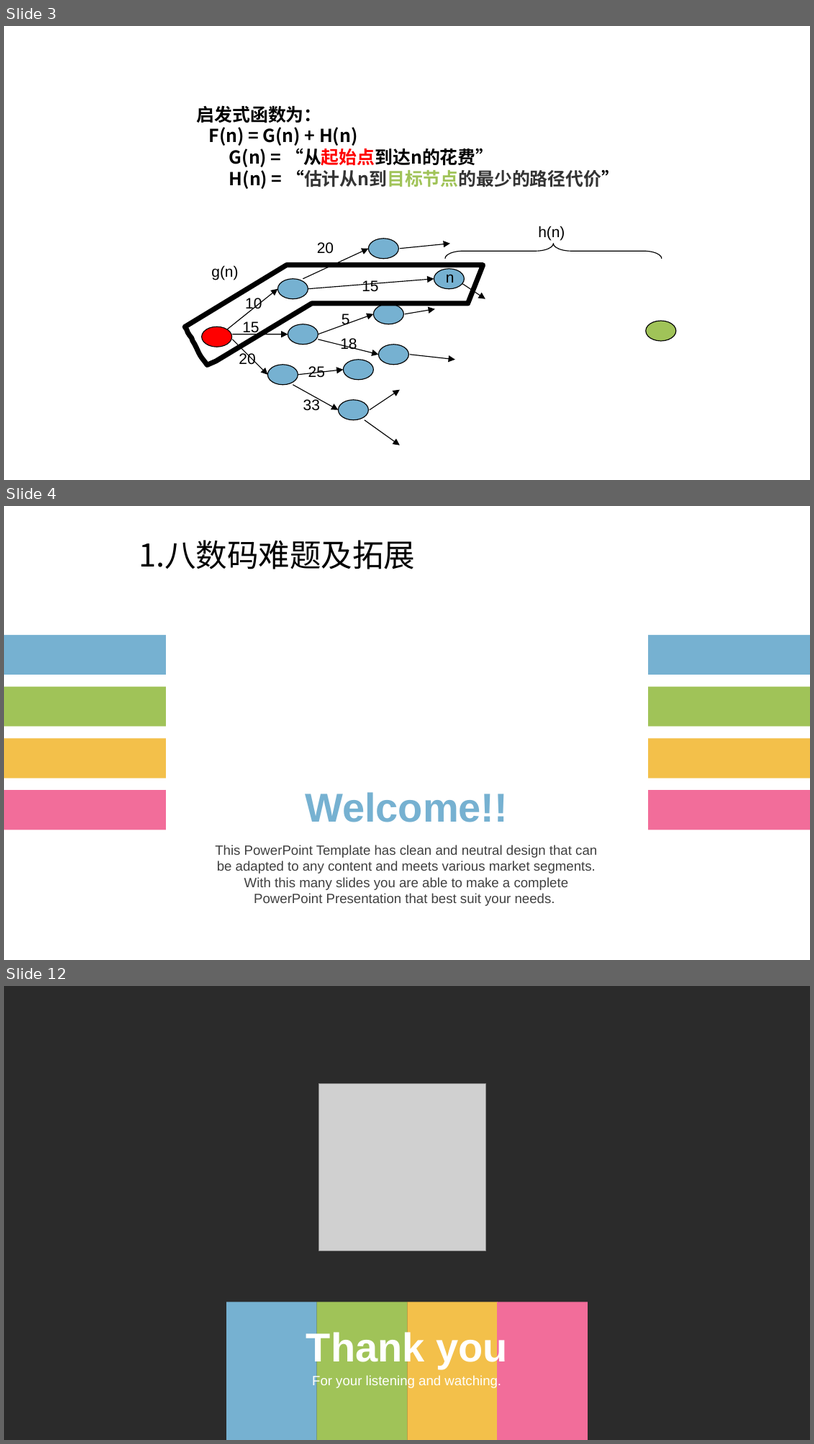
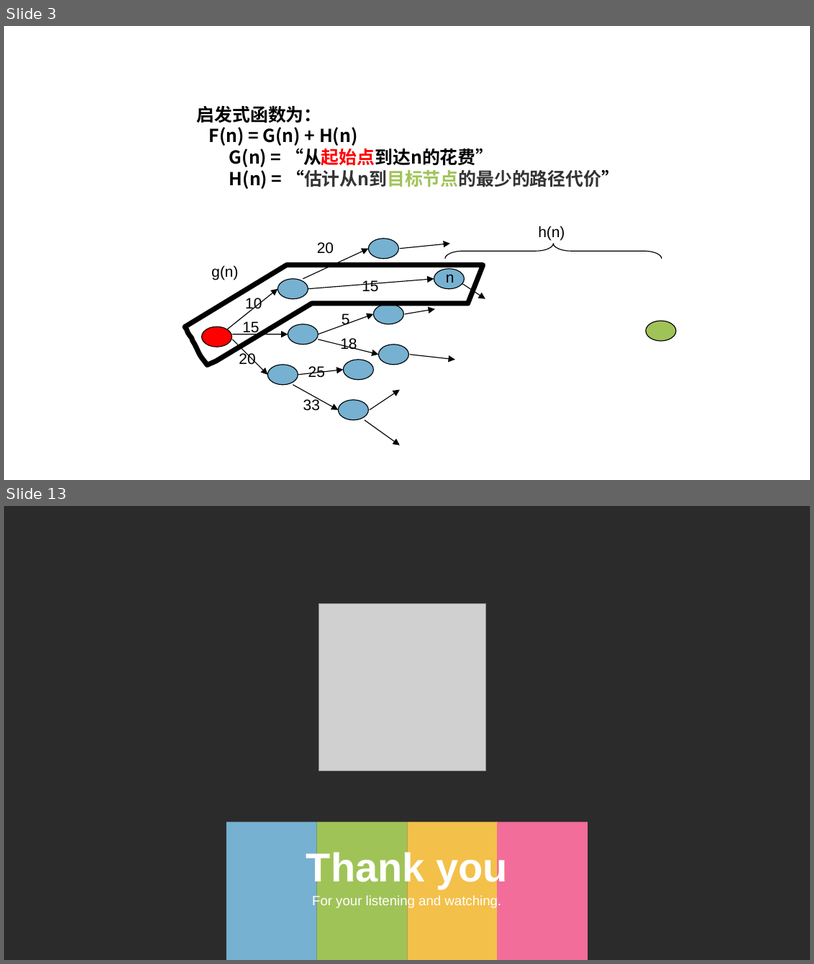
Before and after one commit to Anchovy0901/introduction-to-AI, a slide deck: 小组作业/doc/人工智能_G3_Astar算法讲解.pptx. Shown one above the other, each under a label of ours: slides 3, 4 and 12 before the commit, slides 3 and 13 after it; the slides between them are not shown. The pictures are 814x1444 and 814x964 pixels, drawn with LibreOffice and Linux fonts; fonts in the diff are those of the drawing; grey boxes stand for pictures; background and template pictures are left out; a plain dark background stands for a picture behind light text. Boxes give left, top, right and bottom in pixels: in the first picture for what was removed or moved away, otherwise in the second. Text is boxed around its words. In the diff, an @@ line names an element or a change of style, - is before the commit and + after.

```diff
--- a/小组作业/doc/人工智能_G3_Astar算法讲解.pptx
+++ b/小组作业/doc/人工智能_G3_Astar算法讲解.pptx
@@ slide 4 removed at [4, 506, 810, 960], background #FFFFFF @@
@@ text removed at [139, 540, 415, 569] @@
-1.八数码难题及拓展
@@ group removed at [4, 635, 166, 829]: 4 rectangles @@
@@ text removed at [305, 792, 508, 822] @@
-Welcome!!
@@ group removed at [648, 635, 810, 829]: 4 rectangles @@
@@ text removed at [215, 844, 597, 906] @@
-This PowerPoint Template has clean and neutral design that can be adapted to any content and meets various market segments. With this many slides you are able to make a complete PowerPoint Presentation that best suit your needs.
@@ what was slide 12 is now slide 13 @@
```
Also in this commit, not shown: 7 slides changed, 3 slides added, 1 other slide removed.
